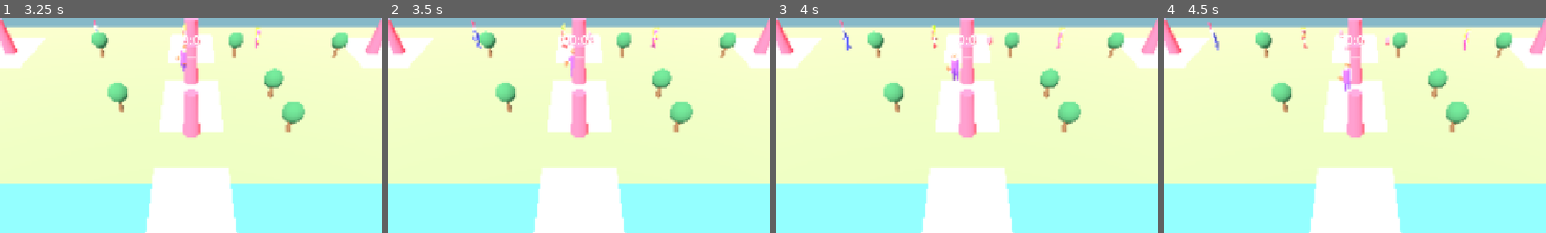
Above: before the commit, frames 1-4 (left to right).
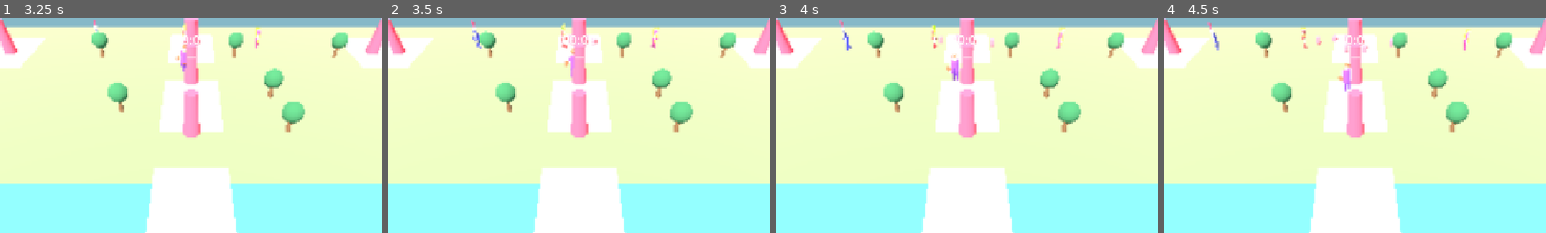
Above: after the commit, the same moments.

Repository: Ruzakj/moba-anime-3d
Game: Godot game, scene res://ui/menu/MainMenu.tscn
Same seed, same stepped clock (60 frames per second), same inputs: the game is played once before the commit and once after it.
Inputs:
- Up to frame 1 (3.25 s): click "START GAME" at 0.5 s; click "ENTER BATTLE" at 1.25 s; click "ATK" at 2 s; click "S1" at 2.75 s
- Up to frame 2 (3.5 s): no input
- Up to frame 3 (4 s): click "S1 4.3" at 3.5 s
- Up to frame 4 (4.5 s): click "S1 3.5" at 4.25 s
The pictures show only the part of the screen within x 25-75%, y 0-50%; the shares and areas given below are measured in that part.

Frame 1 is identical in both runs. In frame 2, less than 0.1% of the frame differs, in the area x 45-55%, y 5-14%; in frame 3, 0.2%; in frame 4, 0.3%, in the area x 39-60%, y 5-16%.

Commit message:
feat: add melee ranged and siege minion archetypes

Diff:
--- a/world/Minion.gd
+++ b/world/Minion.gd
@@ -1,25 +1,77 @@
 class_name MinionUnit
 extends Combatant
+
 var path:Array[Vector3]=[]
 var idx:=0
 var atk_cd:=0.0
-func setup(p_team:int,p:Array[Vector3])->void:
-	team=p_team;path=p;max_hp=320;hp=max_hp;attack_power=32;defense=7;move_speed=3.3;attack_range=2.0;_build()
+var archetype:="MELEE"
+
+func setup(p_team:int,p:Array[Vector3],p_archetype:="MELEE")->void:
+	team=p_team
+	path=p
+	archetype=p_archetype
+	match archetype:
+		"RANGED":
+			max_hp=235.0;attack_power=42.0;defense=4.0;move_speed=3.15;attack_range=5.5
+		"SIEGE":
+			max_hp=520.0;attack_power=68.0;defense=13.0;move_speed=2.65;attack_range=4.8
+		_:
+			max_hp=340.0;attack_power=34.0;defense=8.0;move_speed=3.35;attack_range=1.9
+	hp=max_hp
+	_build()
+
 func _build()->void:
-	var m=MeshInstance3D.new();var mesh=CapsuleMesh.new();mesh.radius=0.32;mesh.height=1.15;var mat=StandardMaterial3D.new();mat.albedo_color=Color("67a8ff") if team==0 else Color("ff6f7d");mesh.material=mat;m.mesh=mesh;m.position.y=0.58;add_child(m)
-	var c=CollisionShape3D.new();var sh=CapsuleShape3D.new();sh.radius=.3;sh.height=1.1;c.shape=sh;c.position.y=.55;add_child(c)
+	var body=MeshInstance3D.new()
+	var mesh:PrimitiveMesh
+	if archetype=="SIEGE":
+		var box=BoxMesh.new();box.size=Vector3(0.9,0.75,1.15);mesh=box
+	elif archetype=="RANGED":
+		var capsule=CapsuleMesh.new();capsule.radius=0.28;capsule.height=1.05;mesh=capsule
+	else:
+		var capsule=CapsuleMesh.new();capsule.radius=0.34;capsule.height=1.2;mesh=capsule
+	var mat=StandardMaterial3D.new()
+	mat.albedo_color=Color("67a8ff") if team==0 else Color("ff6f7d")
+	mat.roughness=0.82
+	mesh.material=mat
+	body.mesh=mesh
+	body.position.y=0.58
+	add_child(body)
+	if archetype=="RANGED":
+		var orb=MeshInstance3D.new();var sm=SphereMesh.new();sm.radius=0.16;sm.height=0.32;var om=StandardMaterial3D.new();om.albedo_color=Color("a9dbff") if team==0 else Color("ffb0b8");om.emission_enabled=true;om.emission=om.albedo_color;sm.material=om;orb.mesh=sm;orb.position=Vector3(0,1.05,-0.32);add_child(orb)
+	var c=CollisionShape3D.new();var sh=CapsuleShape3D.new();sh.radius=.34 if archetype!="RANGED" else .28;sh.height=1.1;c.shape=sh;c.position.y=.55;add_child(c)
+
 func _physics_process(delta:float)->void:
 	if dead:return
 	atk_cd=max(0.0,atk_cd-delta)
 	var e=_enemy()
 	if e:
 		velocity=Vector3.ZERO
-		if atk_cd<=0.0:e.apply_damage(attack_power,team);atk_cd=1.15
+		look_at(Vector3(e.global_position.x,global_position.y,e.global_position.z),Vector3.UP)
+		if atk_cd<=0.0:
+			_attack(e)
+			atk_cd=1.55 if archetype=="SIEGE" else (1.35 if archetype=="RANGED" else 1.1)
 	elif not path.is_empty():
-		var p=path[clamp(idx,0,path.size()-1)];var d=p-global_position;d.y=0;velocity=d.normalized()*move_speed if d.length()>.2 else Vector3.ZERO;move_and_slide()
+		var p=path[clamp(idx,0,path.size()-1)]
+		var d=p-global_position;d.y=0
+		velocity=d.normalized()*move_speed if d.length()>.2 else Vector3.ZERO
+		if velocity.length()>0.05:look_at(global_position+velocity,Vector3.UP)
+		move_and_slide()
 		if d.length()<1.2 and idx<path.size()-1:idx+=1
+
+func _attack(target)->void:
+	if archetype=="RANGED" or archetype=="SIEGE":
+		_spawn_projectile_fx(target)
+	target.apply_damage(attack_power,team)
+
+func _spawn_projectile_fx(target)->void:
+	if not is_instance_valid(target):return
+	var orb=MeshInstance3D.new();var sm=SphereMesh.new();sm.radius=0.11 if archetype=="RANGED" else 0.18;sm.height=sm.radius*2.0;var mat=StandardMaterial3D.new();mat.albedo_color=Color("b8e7ff") if team==0 else Color("ffb6c0");mat.emission_enabled=true;mat.emission=mat.albedo_color;sm.material=mat;orb.mesh=sm
+	get_tree().current_scene.add_child(orb);orb.global_position=global_position+Vector3(0,0.9,0)
+	var t=create_tween();t.tween_property(orb,"global_position",target.global_position+Vector3(0,0.8,0),0.16);t.tween_callback(orb.queue_free)
+
 func _enemy():
-	var best=null;var d=attack_range
+	var best=null
+	var d=attack_range
 	for n in get_tree().get_nodes_in_group("combatant"):
 		if n!=self and not n.dead and n.team!=team:
 			var nd=global_position.distance_to(n.global_position)
